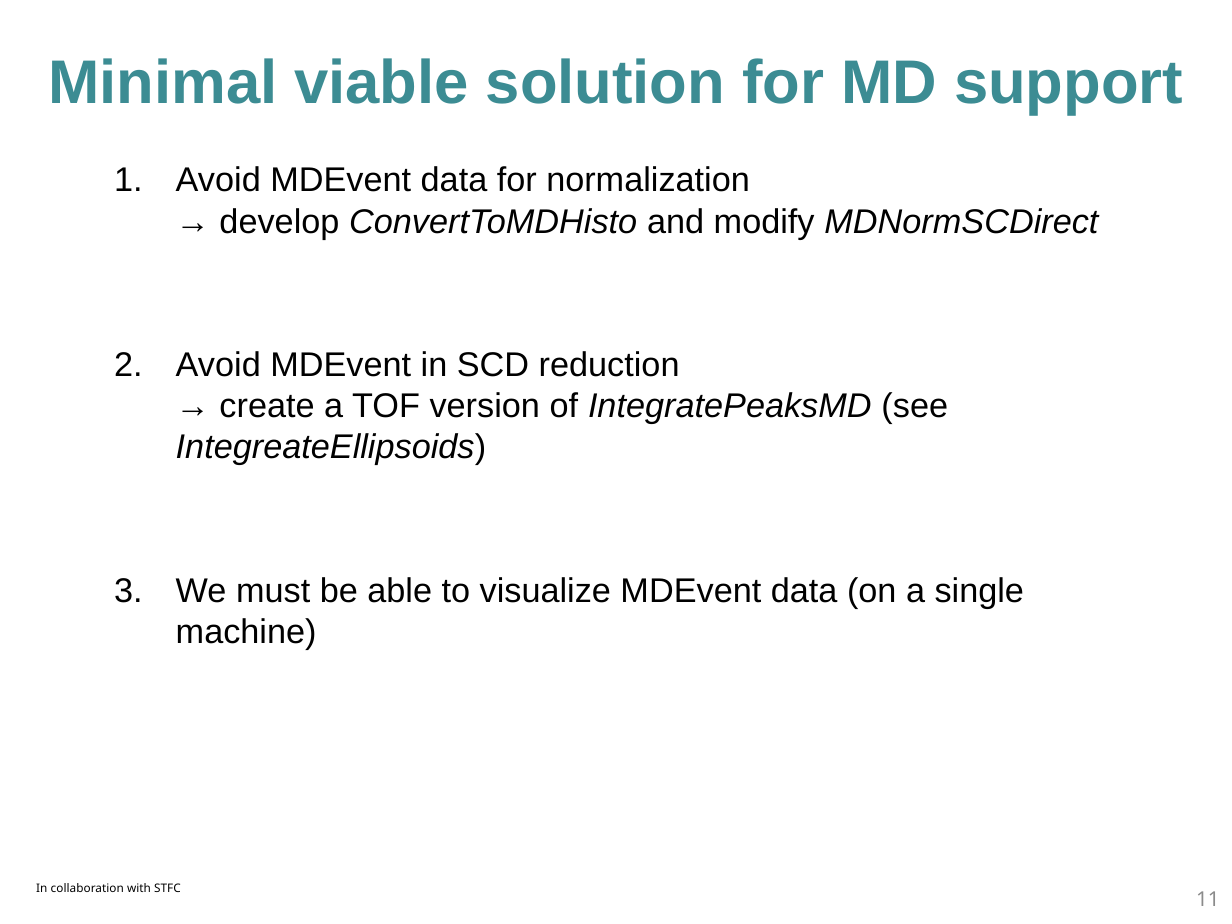
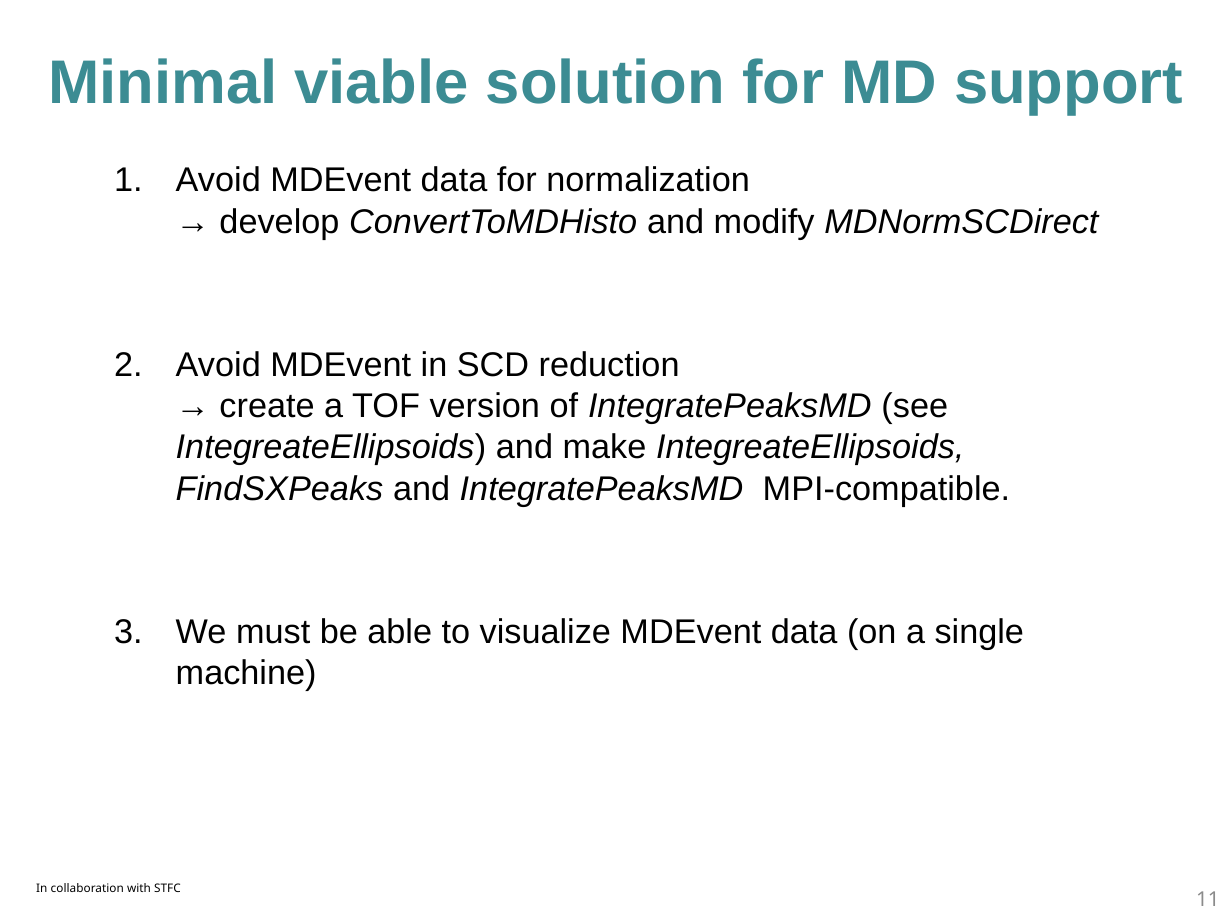
Before and after one commit to ess-dmsc-dram/documents, a slide deck: slide 11 of investigations/MultiDimensionalInvestigation/presentation/distributed_data_reduction_of_multi_dimensional_data.pptx. Drawn at 1232x924 pixels with LibreOffice and Linux fonts; fonts in the diff are those of the drawing; background and template pictures are left out. Boxes give left, top, right and bottom in pixels: in the first picture for what was removed or moved away, otherwise in the second. Text is boxed around its words. In the diff, an @@ line names an element or a change of style, - is before the commit and + after.

```diff
--- a/investigations/MultiDimensionalInvestigation/presentation/distributed_data_reduction_of_multi_dimensional_data.pptx
+++ b/investigations/MultiDimensionalInvestigation/presentation/distributed_data_reduction_of_multi_dimensional_data.pptx
@@ text at <box>176,351,1010,506</box>: text changed; italic on @@
-2. Avoid MDEvent in SCD reduction
-   → create a TOF version of IntegratePeaksMD (see IntegreateEllipsoids)
+2. Avoid MDEvent in SCD reduction
+   → create a TOF version of IntegratePeaksMD (see IntegreateEllipsoids) and make IntegreateEllipsoids, FindSXPeaks and IntegratePeaksMD MPI-compatible.
```
Also in this commit, not shown: 7 other slides changed, 6 other files.
